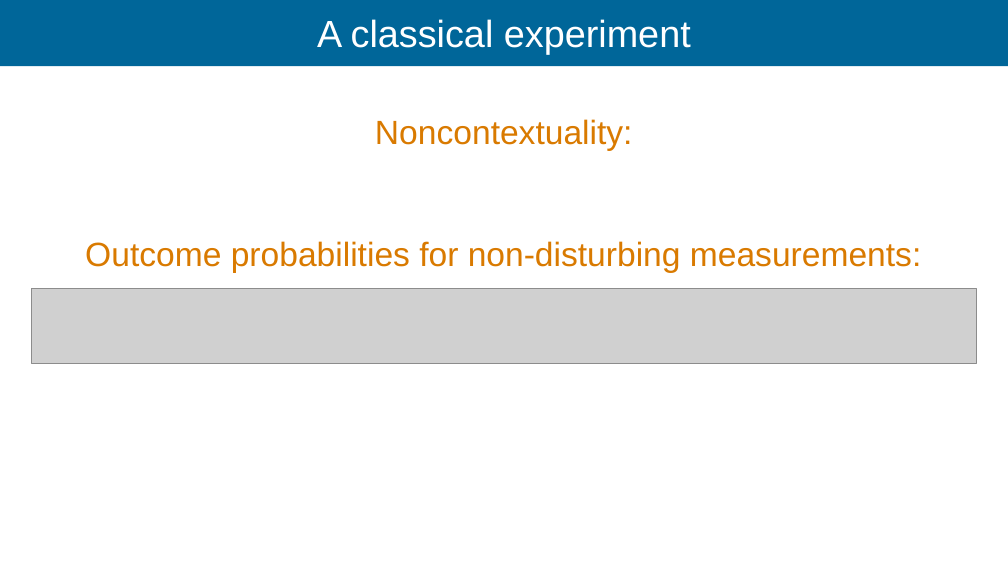
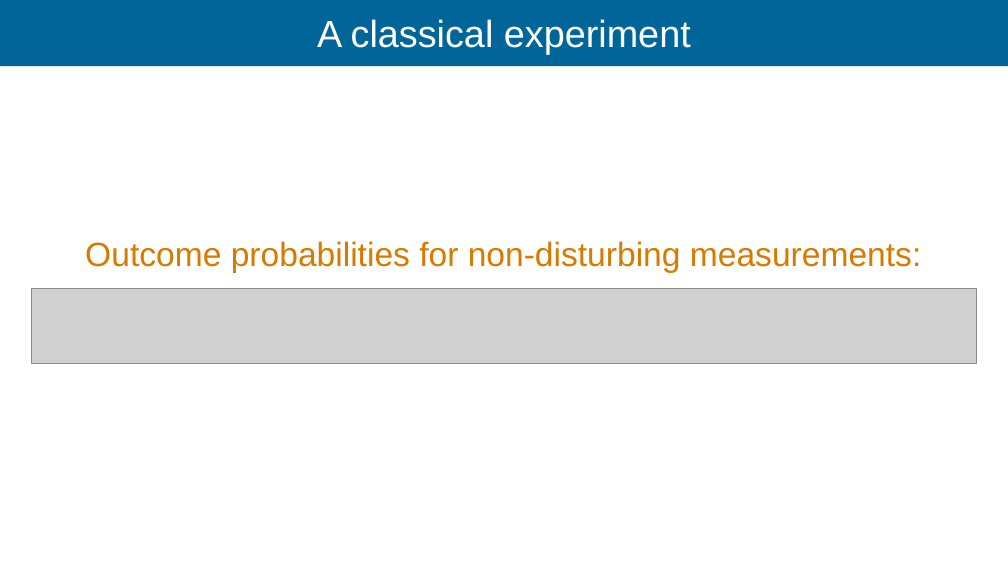
Before and after one commit to Ismaele-vincent/PhD, a slide deck: slide 44 of 2026/Talks/ILL Seminar/ILL seminar 2026 ver3.odp. Drawn at 1008x567 pixels with LibreOffice and Linux fonts; fonts in the diff are those of the drawing; grey boxes stand for pictures; background and template pictures are left out. Boxes give left, top, right and bottom in pixels: in the first picture for what was removed or moved away, otherwise in the second. Text is boxed around its words. In the diff, an @@ line names an element or a change of style, - is before the commit and + after.

```diff
--- a/2026/Talks/ILL Seminar/ILL seminar 2026 ver3.odp
+++ b/2026/Talks/ILL Seminar/ILL seminar 2026 ver3.odp
@@ text removed at (375, 119, 633, 150) @@
-Noncontextuality:
```
Also in this commit, not shown: 18 other slides changed, 15 slides added, 6 other files.
